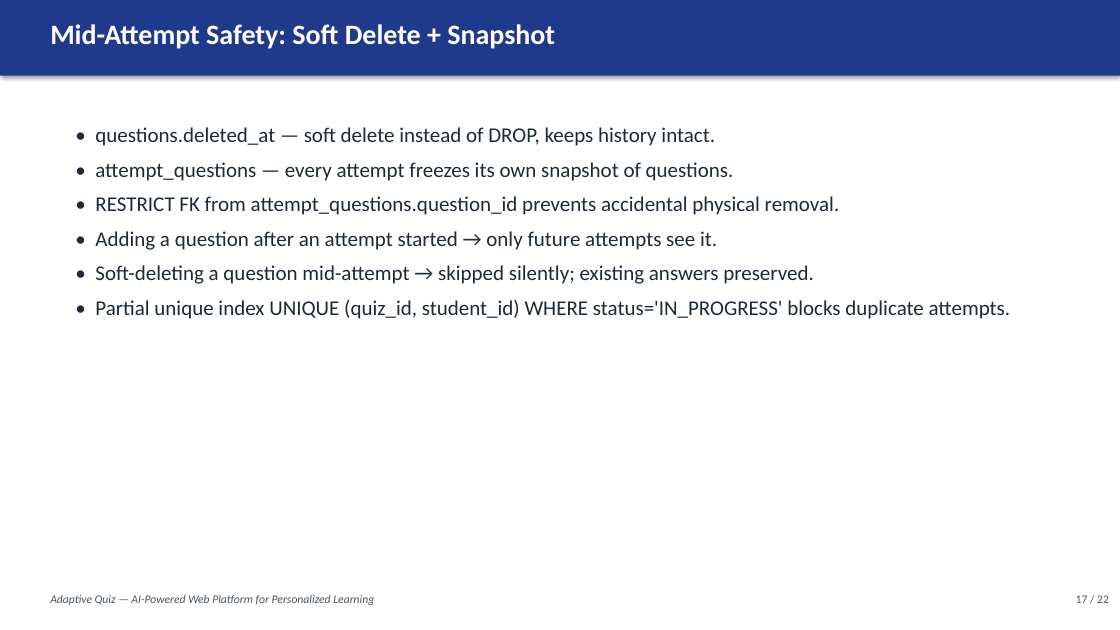
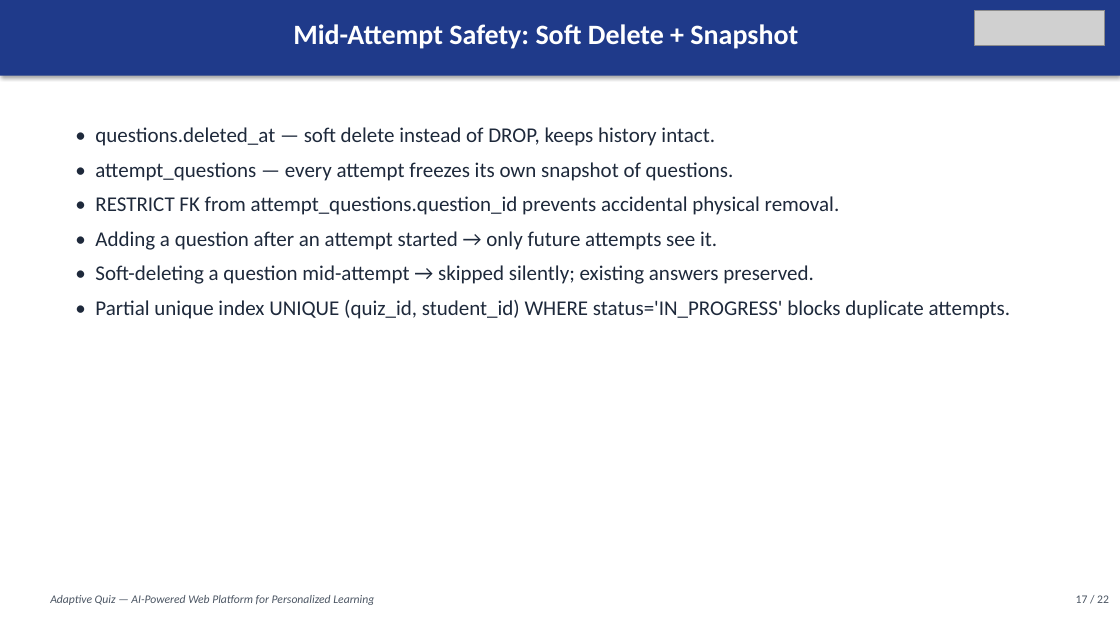
Before and after one commit to SanjnaRathour/Adaptive-Quiz, a slide deck: slide 17 of Adaptive_Quiz_Presentation.pptx. Drawn at 1120x630 pixels with LibreOffice and Linux fonts; fonts in the diff are those of the drawing; grey boxes stand for pictures. Boxes give left, top, right and bottom in pixels: in the first picture for what was removed or moved away, otherwise in the second. Text is boxed around its words. In the diff, an @@ line names an element or a change of style, - is before the commit and + after.

```diff
--- a/Adaptive_Quiz_Presentation.pptx
+++ b/Adaptive_Quiz_Presentation.pptx
@@ text "Mid-Attempt Safety: Soft Delete + ..." at (x1=293, y1=24, x2=798, y2=49): alignment left to centre @@
@@ picture added at (x1=975, y1=10, x2=1105, y2=45) @@
```
Also in this commit, not shown: 21 other slides changed, 28 other files.
